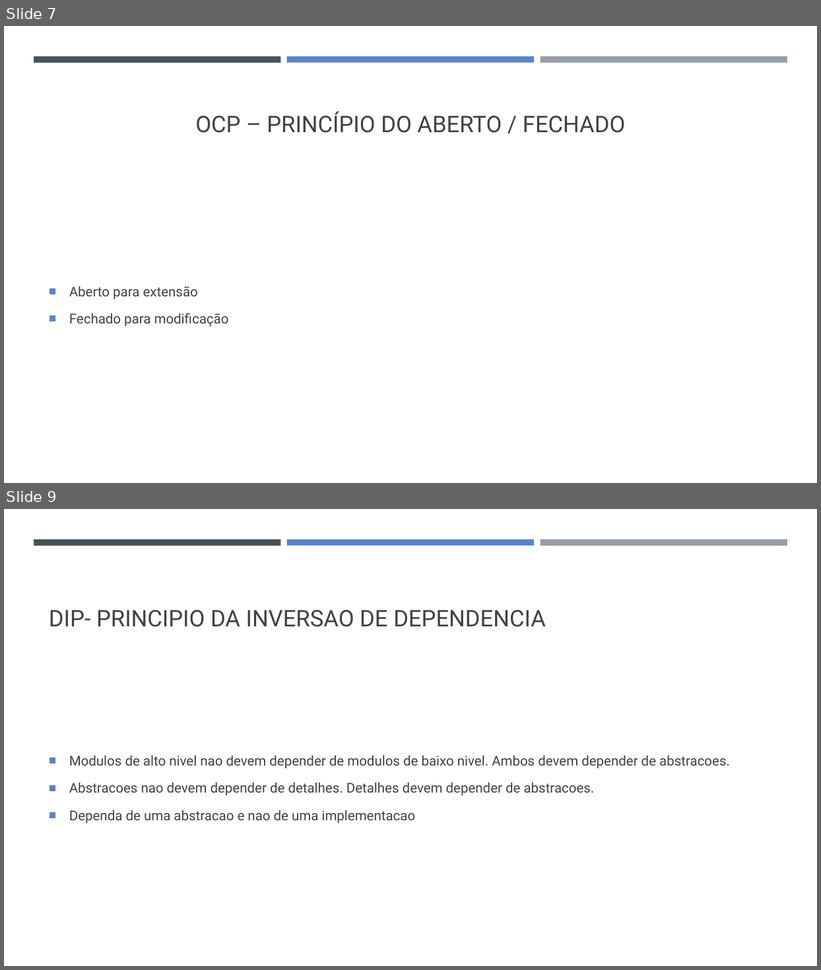
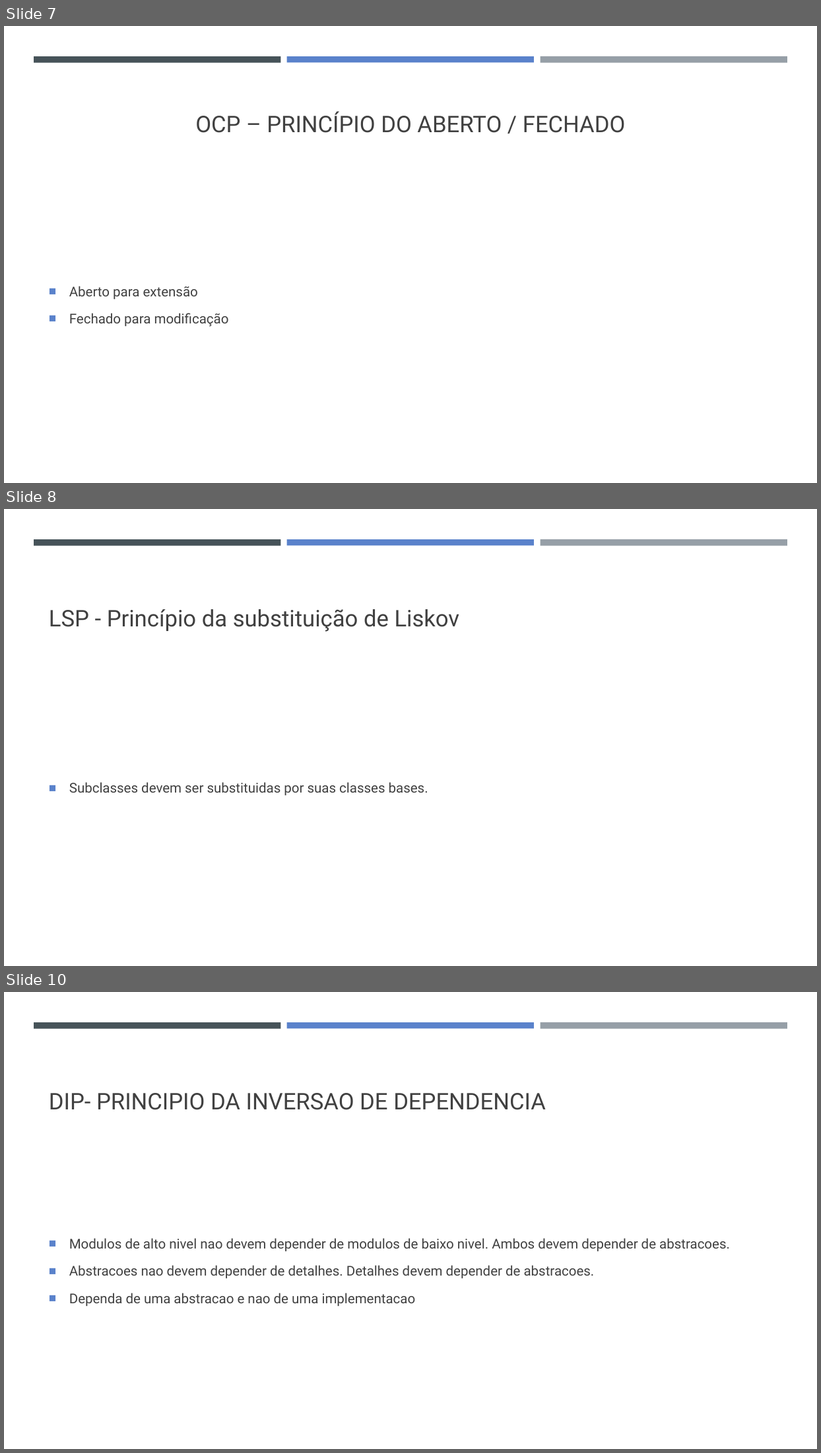
Before and after one commit to softprime/solid, a slide deck: SOLID.pptx. Shown one above the other, each under a label of ours: slides 7 and 9 before the commit, slides 7, 8 and 10 after it; the slides between them are not shown. The pictures are 821x970 and 821x1453 pixels, drawn with LibreOffice and Linux fonts; fonts in the diff are those of the drawing. Boxes give left, top, right and bottom in pixels: in the first picture for what was removed or moved away, otherwise in the second. Text is boxed around its words. In the diff, an @@ line names an element or a change of style, - is before the commit and + after.

```diff
--- a/SOLID.pptx
+++ b/SOLID.pptx
@@ slide 8 added at (4, 509, 817, 966), background #FFFFFF; not listed: 3 template elements that a slide beside it also shows @@
@@ title added at (49, 609, 460, 632), 27 pt, text #404040 @@
+LSP - Princípio da substituição de Liskov
@@ text added at (69, 782, 428, 795), 16 pt, text #404040 @@
+■ Subclasses devem ser substituidas por suas classes bases.
@@ what was slide 9 is now slide 10 @@
```
Also in this commit, not shown: 1 slide changed, 1 slide removed, 5 other files.
